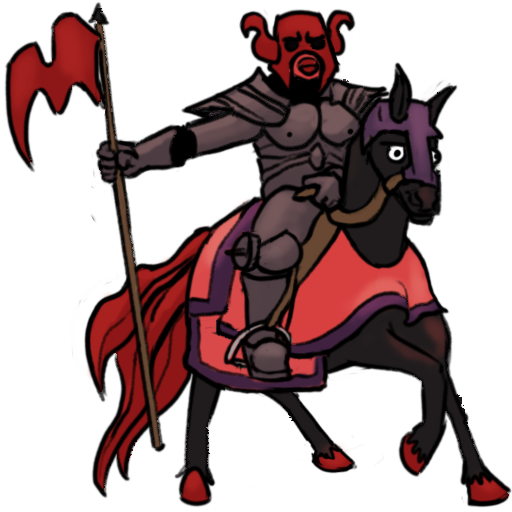
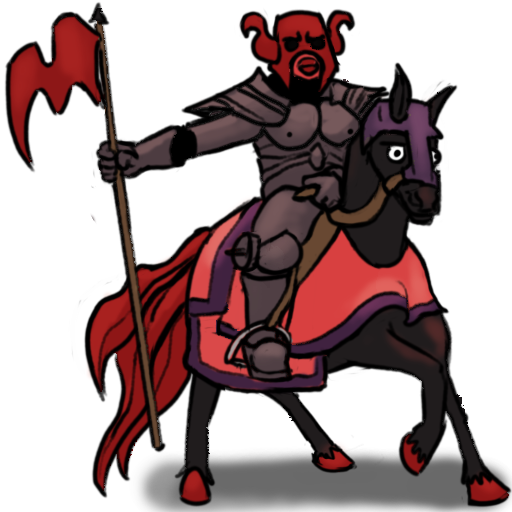
Before/after of a 512 x 512 layered artwork. What changed in the layer stack:
added layer "Paint Layer 10" (59%) above "Paint Layer 3" over [133, 447, 512, 512]
